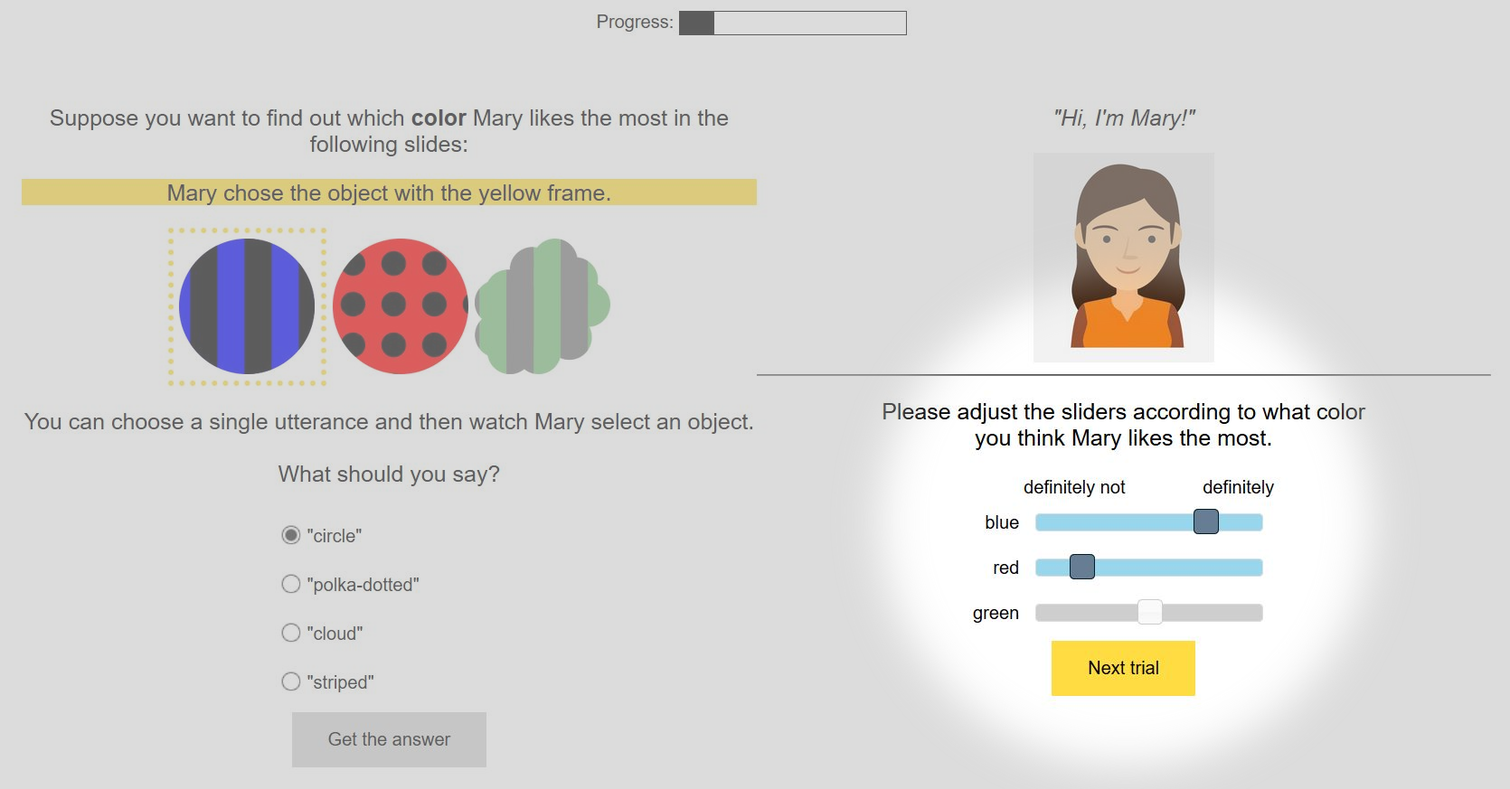
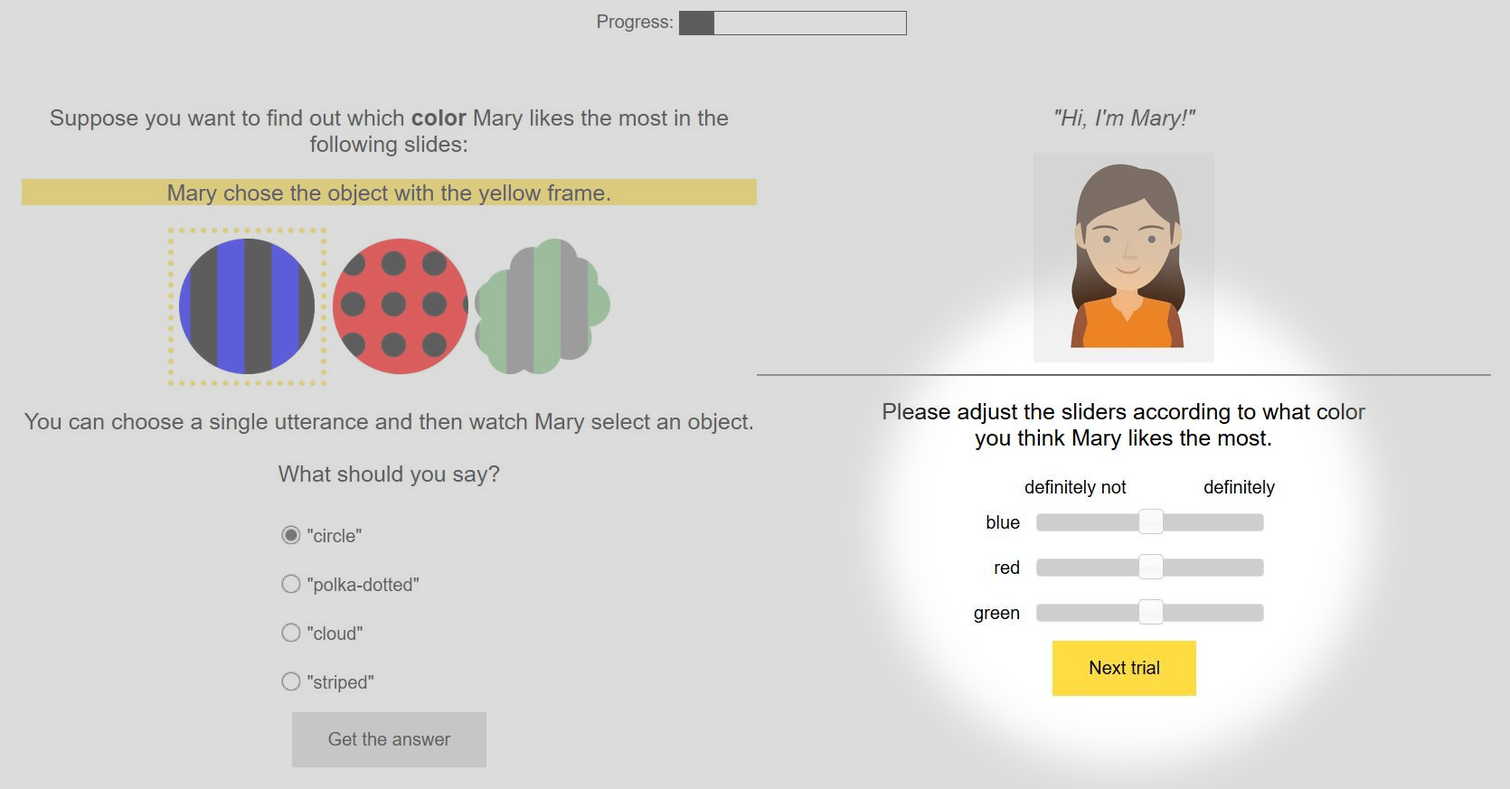
Revision of a layered (1510, 789) image; what changed, layer by layer:
added layer "Eingefügte Ebene" above "after_preferences.jpg" over [969, 469, 1288, 709]
